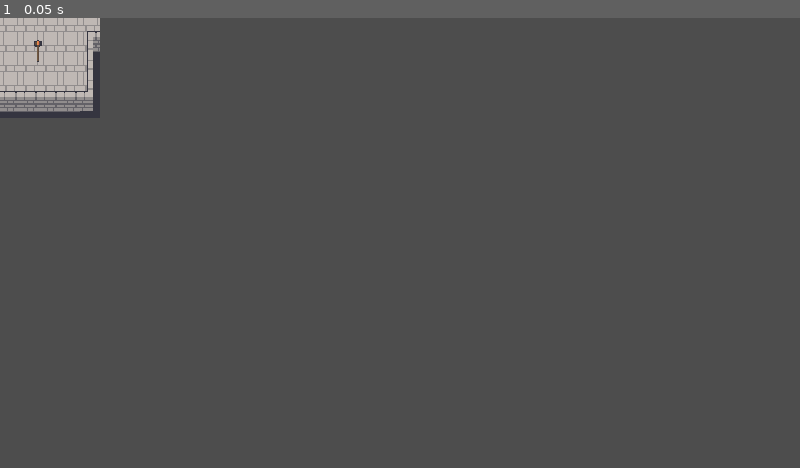
Above: before the commit, frame 1.
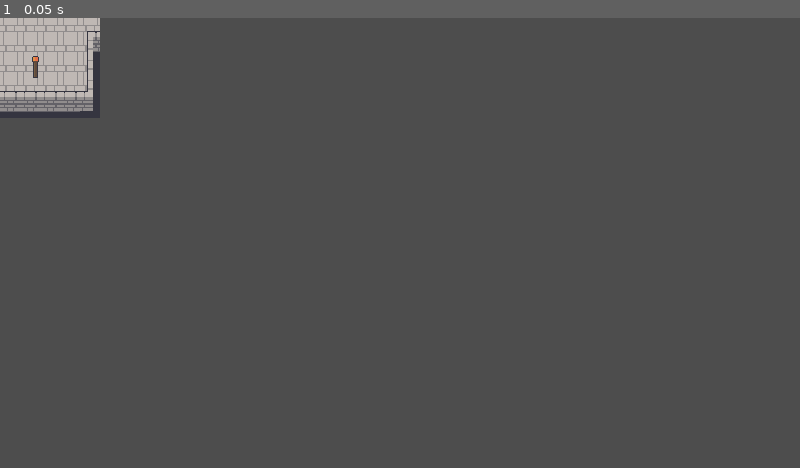
Above: after the commit, the same moment.

Repository: qmarsala/DeliciousDungeon
Game: Godot game, scene res://scenes/levels/dungeon_rooms/basic_start_room.tscn
Two runs of this game, one before a commit and one after it. Both use one fixed random seed, a clock stepped at 60 frames per second and the inputs below. This scene is started directly instead of the project's main scene.
Inputs:
- Up to frame 1 (0.05 s): no input

The runs differ from the first frame. In frame 1, less than 0.1% of the frame differs, in the area x 4-6%, y 4-14%.

Commit message:
add weapon option to start room

Diff:
--- a/src/scenes/levels/dungeon_rooms/basic_start_room.tscn
+++ b/src/scenes/levels/dungeon_rooms/basic_start_room.tscn
@@ -1,9 +1,10 @@
-[gd_scene load_steps=11 format=4 uid="uid://chrbwvn5udqeh"]
+[gd_scene load_steps=12 format=4 uid="uid://chrbwvn5udqeh"]
 
 [ext_resource type="Script" path="res://assets/scripts/levels/room.gd" id="1_jdimc"]
 [ext_resource type="TileSet" uid="uid://d0eusdwt4lmko" path="res://assets/dungeon_tileset.tres" id="2_td5qt"]
 [ext_resource type="PackedScene" uid="uid://cfesvjhulwkvx" path="res://scenes/items/fire.tscn" id="3_ve0fs"]
 [ext_resource type="PackedScene" uid="uid://bq43heu5kffs1" path="res://scenes/items/pickup.tscn" id="4_oaukl"]
+[ext_resource type="Resource" uid="uid://2xdqysd14632" path="res://assets/data/items/bow.tres" id="5_dgfw8"]
 [ext_resource type="Resource" uid="uid://3gf50wxc3jkw" path="res://assets/data/items/staff_of_fire.tres" id="5_nthjt"]
 [ext_resource type="PackedScene" uid="uid://kv3v27epeoda" path="res://scenes/levels/on_player_area_trigger.tscn" id="6_bmdef"]
 [ext_resource type="PackedScene" uid="uid://14qxoibvjmhg" path="res://scenes/enemy_bounds.tscn" id="6_l6r4d"]
@@ -42,8 +43,12 @@
 y_sort_enabled = true
 position = Vector2(46, -45)
 
+[node name="Pickup2" parent="." instance=ExtResource("4_oaukl")]
+position = Vector2(-22, 39)
+item = ExtResource("5_dgfw8")
+
 [node name="Pickup" parent="." instance=ExtResource("4_oaukl")]
-position = Vector2(30, 26)
+position = Vector2(28, 39)
 item = ExtResource("5_nthjt")
 
 [node name="EnemyBounds" parent="." instance=ExtResource("6_l6r4d")]
